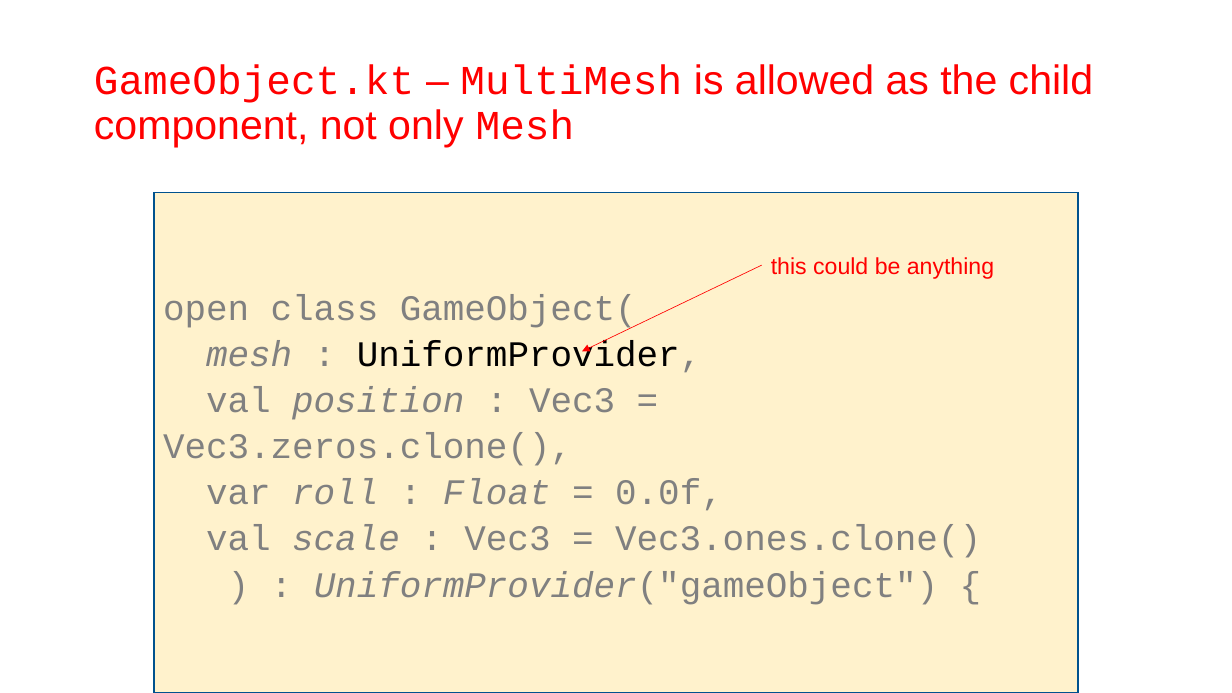
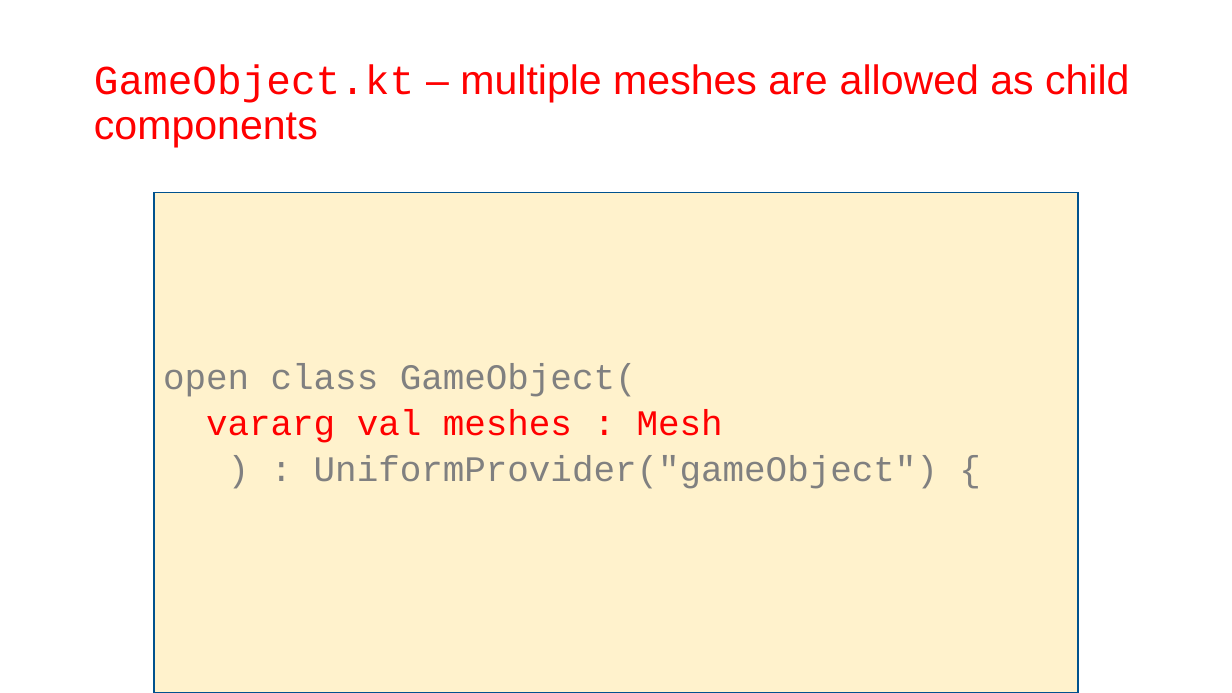
Before and after one commit to szecsi/kogfactory, a slide deck: slide 11 of projects/kog.040.010-models/aitcg310 - Modeling.pptx (slide 13 before the commit). Drawn at 1232x693 pixels with LibreOffice and Linux fonts; fonts in the diff are those of the drawing. Boxes give left, top, right and bottom in pixels: in the first picture for what was removed or moved away, otherwise in the second. Text is boxed around its words. In the diff, an @@ line names an element or a change of style, - is before the commit and + after.

```diff
--- a/projects/kog.040.010-models/aitcg310 - Modeling.pptx
+++ b/projects/kog.040.010-models/aitcg310 - Modeling.pptx
@@ title at [94, 64, 1129, 147]: text changed @@
-GameObject.kt – MultiMesh is allowed as the child component, not only Mesh
+GameObject.kt – multiple meshes are allowed as child components
@@ arrow removed from (762, 265) to (582, 351) @@
@@ text removed at [771, 257, 994, 279] @@
-this could be anything
@@ text in rectangle at [206, 410, 723, 443]: text changed; text colour #808080 to #FF0000 @@
-mesh : UniformProvider,
-val position : Vec3 = Vec3.zeros.clone(),
-var roll : Float = 0.0f,
-val scale : Vec3 = Vec3.ones.clone()
+vararg val meshes : Mesh
@@ text in rectangle at [314, 456, 938, 489]: italic off in "UniformProvider("gameObject")" @@
```
Also in this commit, not shown: 1 other slide changed, 1 slide added, 3 slides removed, 1 other file.
